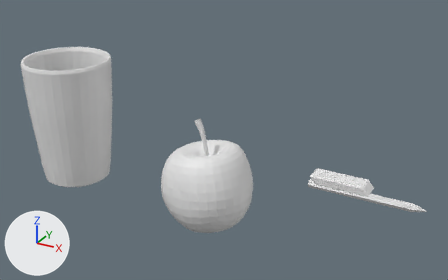
Renders of the Blender file SpieleProgSoSe2017/Assets/Meshes/SurroundingRoom/blend/TheRoom.blend from each side of a commit.
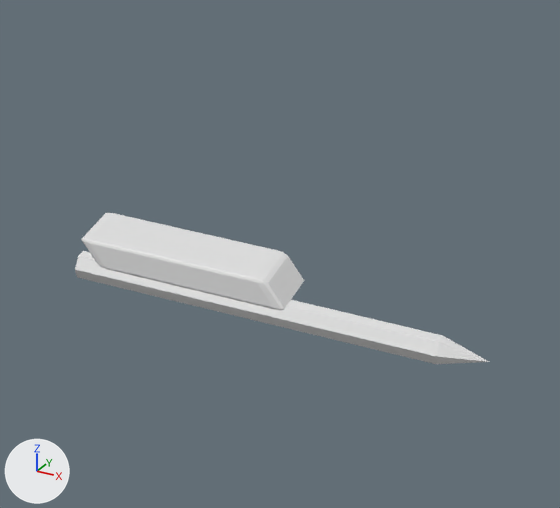
The first picture shows the older version from a 50 mm camera at (215.1, -131.3, 1004.8) aimed at (10.7, 240.4, 819.0). The close-ups show both versions on the part from 64% to 100% of the width and 38% to 91% of the height of that picture. The lights are fixed; the arrows at lower left show +X, +Y and +Z.

In view in the first close-up: 'Eraser', 'Pen'.
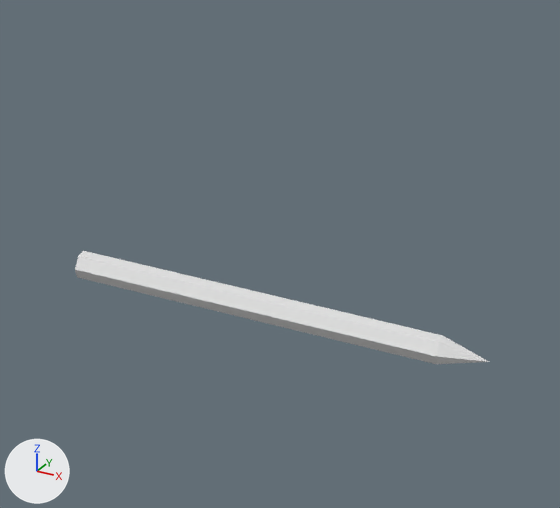
Changed parts and their boxes (x1, y1, x2, y2) in the close-ups (560 x 508 px):
'Eraser', hidden: before (81, 213, 304, 310)

Edits to the bpy script that builds the scene:
```text
Change ob_eraser:
    add ob_eraser.hide_viewport = True
```
